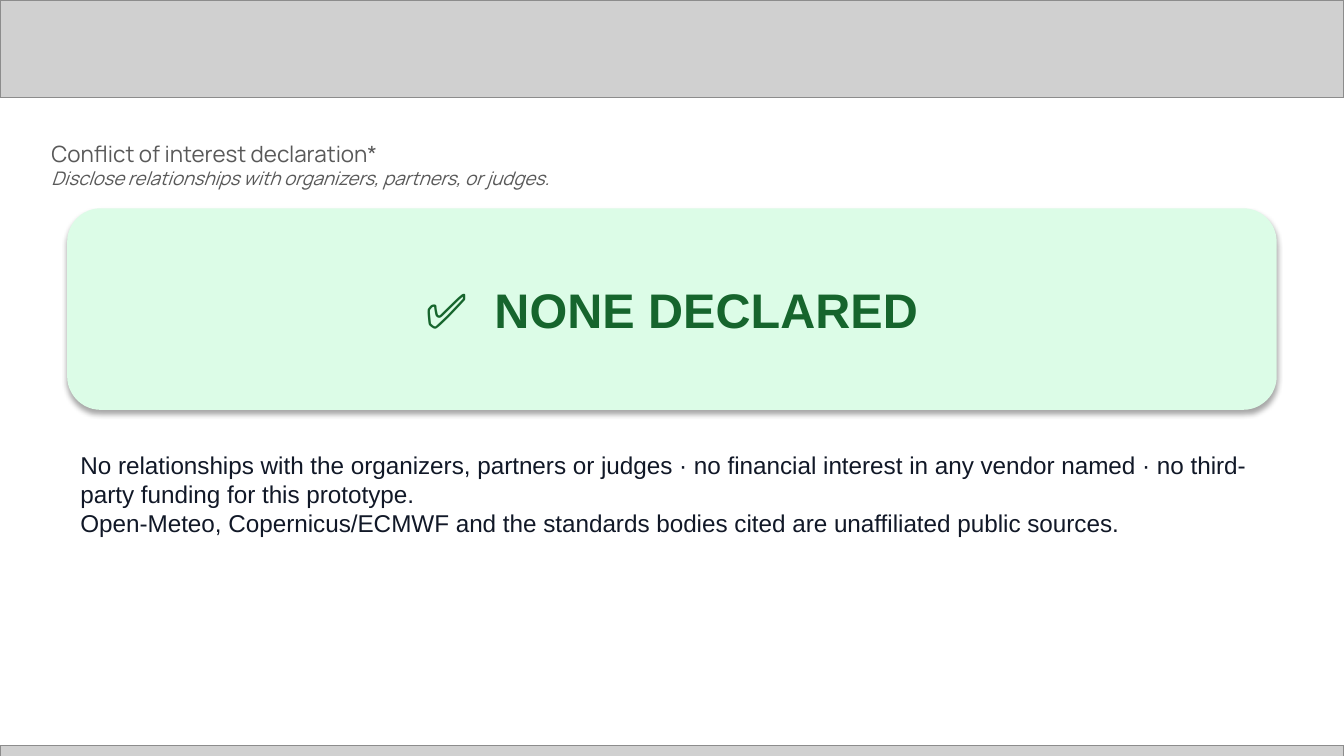
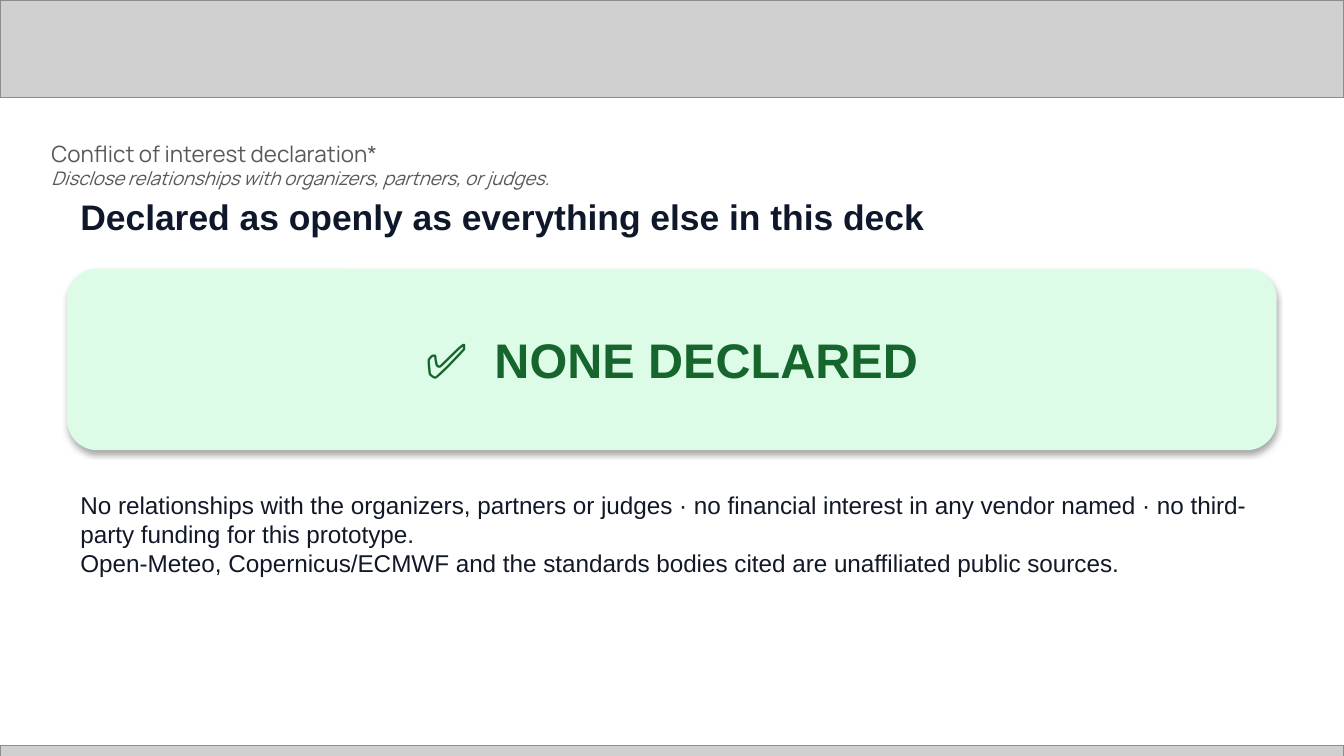
Before and after one commit to syaikhipin/heatshield, a slide deck: slide 14 of deck/heatshield-template-deck.pptx. Drawn at 1344x756 pixels with LibreOffice and Linux fonts; fonts in the diff are those of the drawing; grey boxes stand for pictures. Boxes give left, top, right and bottom in pixels: in the first picture for what was removed or moved away, otherwise in the second. Text is boxed around its words. In the diff, an @@ line names an element or a change of style, - is before the commit and + after.

```diff
--- a/deck/heatshield-template-deck.pptx
+++ b/deck/heatshield-template-deck.pptx
@@ text added at (80,204,924,237), 19 pt, text #0F172A, bold @@
+Declared as openly as everything else in this deck
@@ rounded rectangle "✅ NONE DECLARED": place and size @@
-rounded rectangle "✅ NONE DECLARED" at (67,208,1277,410)
+rounded rectangle "✅ NONE DECLARED" at (67,269,1277,450)
@@ text "No relationships with the organizers, ...": place and size @@
-text "No relationships with the organizers, ..." at (80,456,1246,537)
+text "No relationships with the organizers, ..." at (80,496,1246,577)
```
Also in this commit, not shown: 14 other slides changed, 2 other files.
